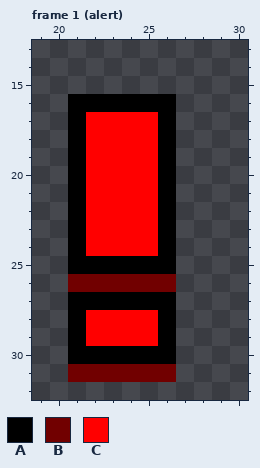
A pixel-art file gets an edit: assets/game_ui_icons.ase. The picture above was drawn from the file before the commit.
48x48 pixels, 2 frames. Shown: frame 1 (alert): x 19..30, y 13..32.
Palette (. is transparent): A #000000  B #710000  C #ff0000
Now the later version:
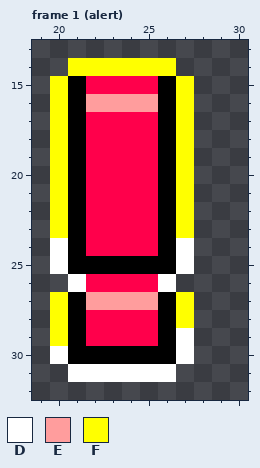
Colours new in this view: D #ffffff  E #ff9d9d  F #ffff00
Changes in this commit:
@@ palette @@
-C #ff0000
+C #ff004b
--- frame 1 (alert)
@@ x 19..30 @@
 13 ............
-14 ............
-15 ............
-16 ..AAAAAA....
-17 ..ACCCCA....
-18 ..ACCCCA....
-19 ..ACCCCA....
-20 ..ACCCCA....
-21 ..ACCCCA....
-22 ..ACCCCA....
-23 ..ACCCCA....
-24 ..ACCCCA....
-25 ..AAAAAA....
-26 ..BBBBBB....
-27 ..AAAAAA....
-28 ..ACCCCA....
-29 ..ACCCCA....
-30 ..AAAAAA....
-31 ..BBBBBB....
+14 ..FFFFFF....
+15 .FACCCCAF...
+16 .FAEEEEAF...
+17 .FACCCCAF...
+18 .FACCCCAF...
+19 .FACCCCAF...
+20 .FACCCCAF...
+21 .FACCCCAF...
+22 .FACCCCAF...
+23 .FACCCCAF...
+24 .DACCCCAD...
+25 .DAAAAAAD...
+26 ..DCCCCD....
+27 .FAEEEEAF...
+28 .FACCCCAF...
+29 .FACCCCAD...
+30 .DAAAAAAD...
+31 ..DDDDDD....
 32 ............
